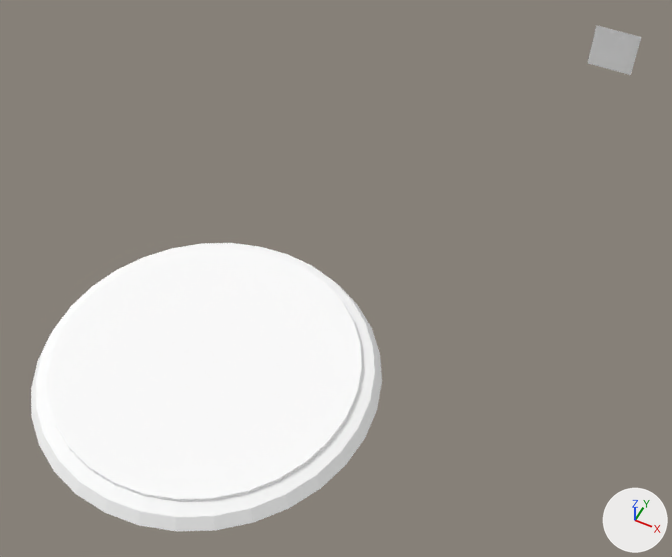
An edit to the Blender file blender/Syndicate.blend, drawn before and after from the same camera.
Before and after are seen from a 50 mm lens placed at (5.18, -6.27, 10.55), pointed at (1.79, 0.51, 2.07). Every picture has the same lights, and +X, +Y and +Z are marked at lower right.
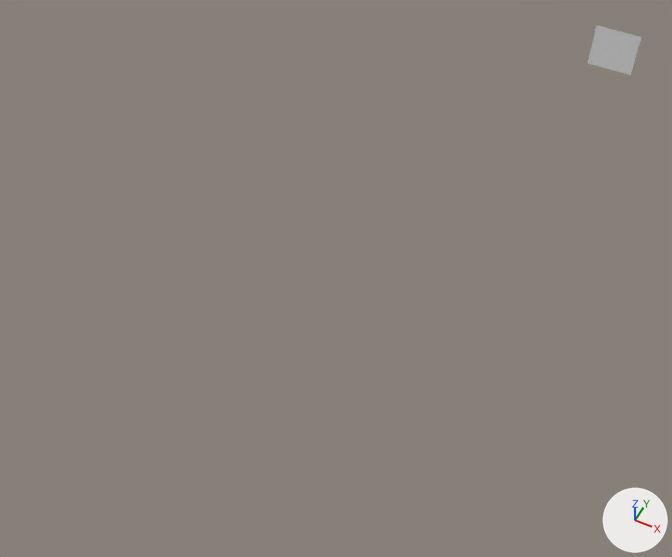
Where the change shows, as pixel boxes (x1, y1, x2, y2) in the pictures (672 x 557 px):
'Circle', deleted: before (31, 243, 382, 531)

What changed in the scene script:
```text
Remove ob_circle:
    ob_circle = bpy.data.objects.new('Circle', me_circle)
    ob_circle.location = (0.0, 0.0, 0.0)
    ob_circle.scale = (2.2, 2.2, 2.2)
```
